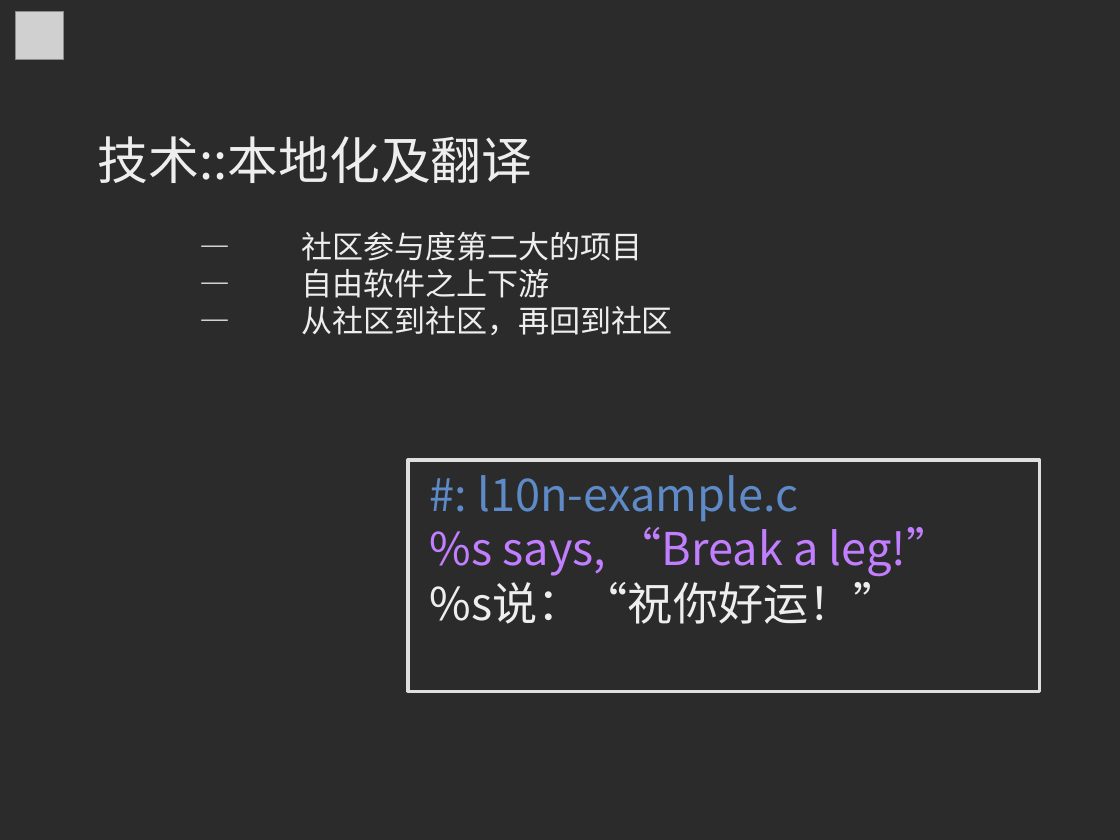
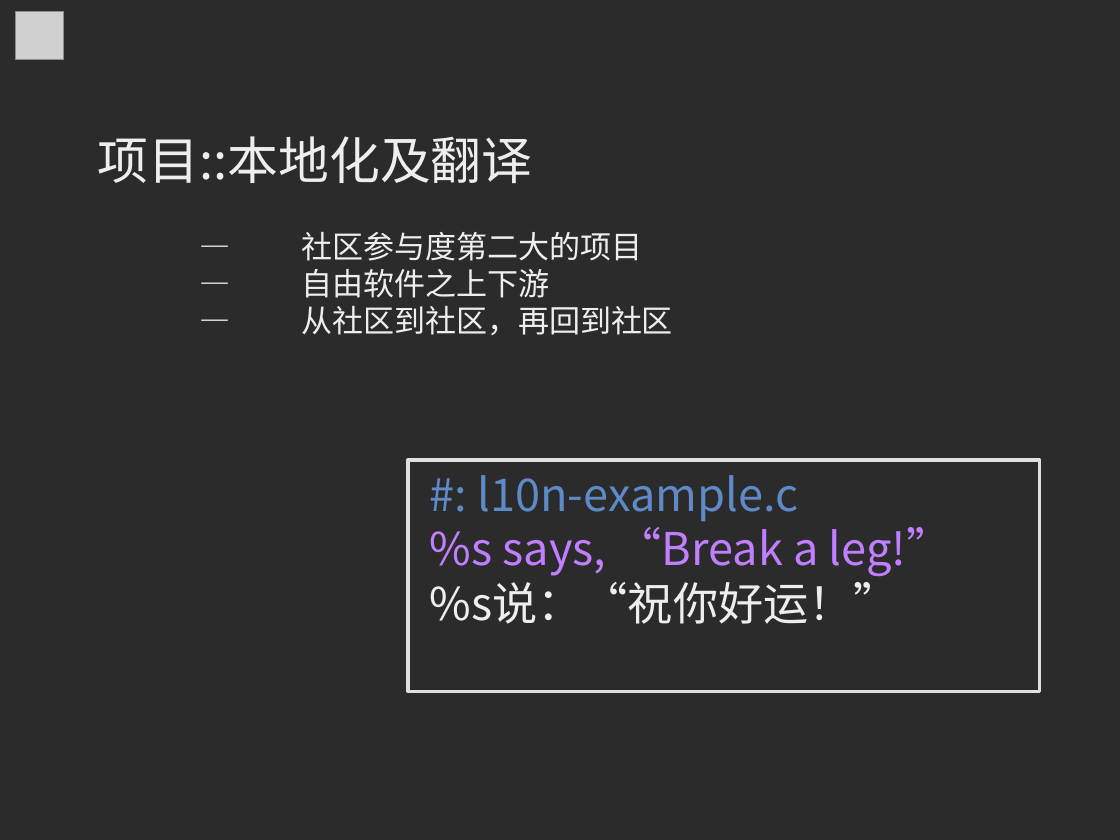
Before and after one commit to MingcongBai/soscon-2018-talk, a slide deck: slide 13 of slide.odp. Drawn at 1120x840 pixels with LibreOffice and Linux fonts; fonts in the diff are those of the drawing; grey boxes stand for pictures; background and template pictures are left out; a plain dark background stands for a picture behind light text. Boxes give left, top, right and bottom in pixels: in the first picture for what was removed or moved away, otherwise in the second. Text is boxed around its words. In the diff, an @@ line names an element or a change of style, - is before the commit and + after.

```diff
--- a/slide.odp
+++ b/slide.odp
@@ text at bbox=[98, 136, 533, 183]: text changed @@
-技术::本地化及翻译
+项目::本地化及翻译
```
Also in this commit, not shown: 7 other slides changed.
